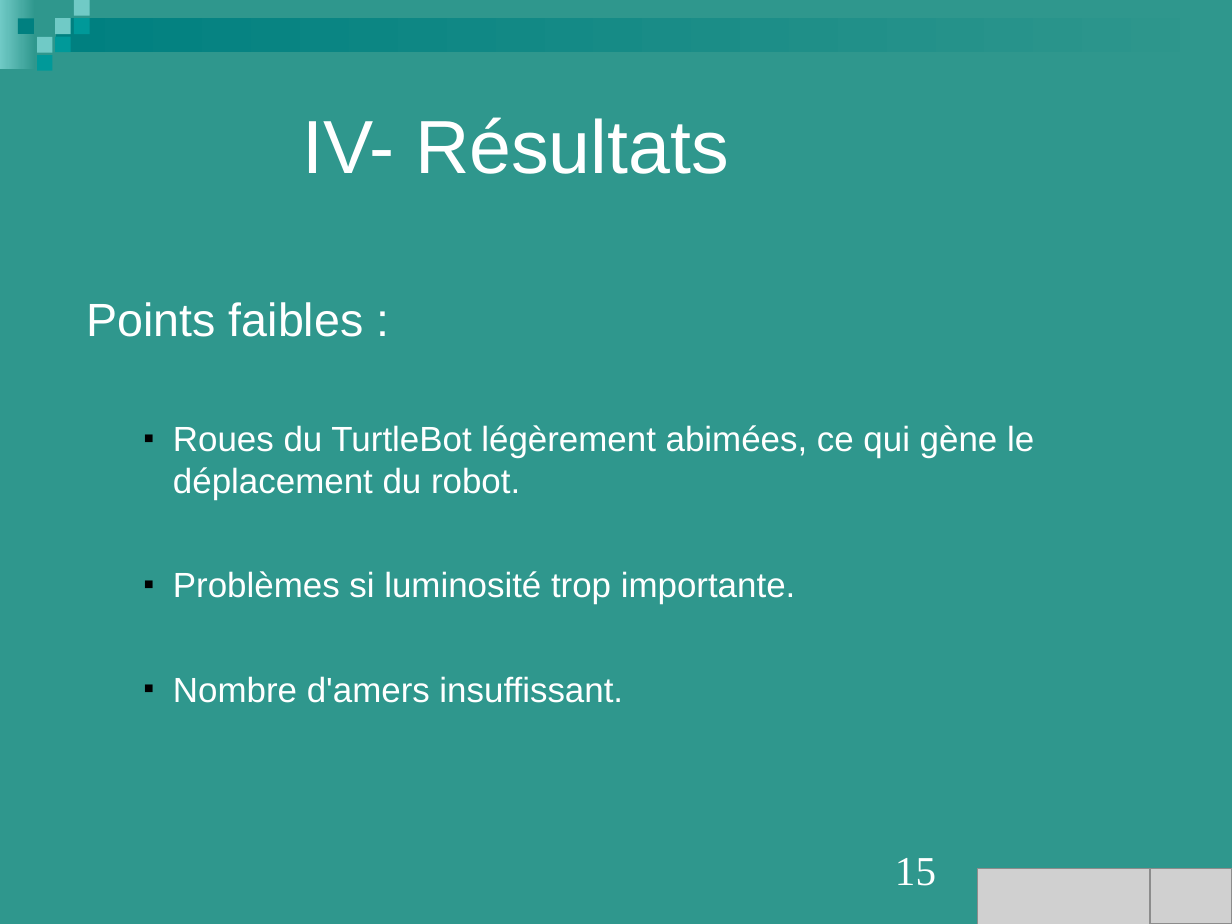
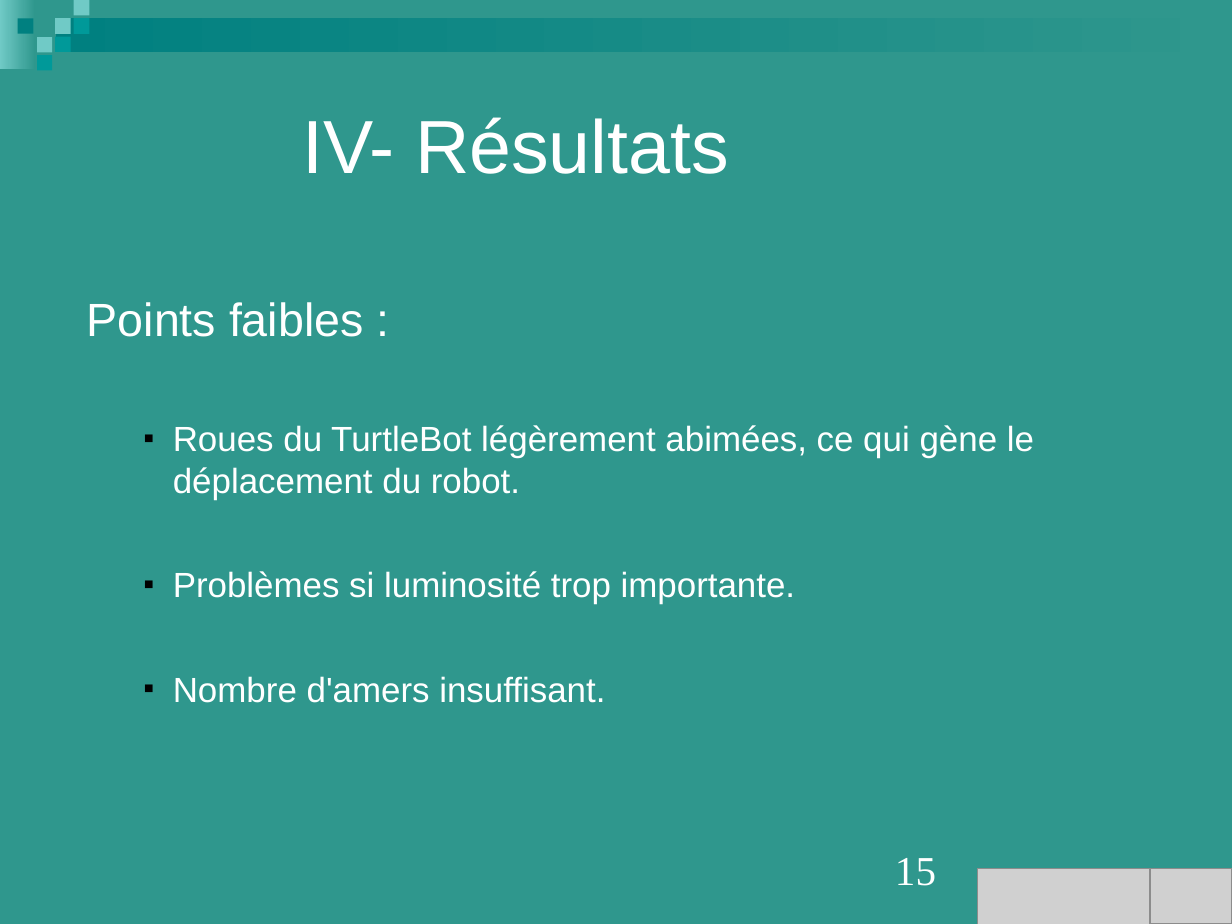
Before and after one commit to Projet-M2-TurtleBot-UPS/TurtleBot-doc, a slide deck: slide 15 of Livrables_2017-2018/Présentation.ppt. Drawn at 1232x924 pixels with LibreOffice and Linux fonts; fonts in the diff are those of the drawing; grey boxes stand for pictures. Boxes give left, top, right and bottom in pixels: in the first picture for what was removed or moved away, otherwise in the second. Text is boxed around its words. In the diff, an @@ line names an element or a change of style, - is before the commit and + after.

```diff
--- a/Livrables_2017-2018/Présentation.ppt
+++ b/Livrables_2017-2018/Présentation.ppt
@@ text at bbox=[173, 676, 605, 703]: text changed @@
-    ■ Nombre d'amers insuffissant.
+    ■ Nombre d'amers insuffisant.
```
Also in this commit, not shown: 4 other slides changed, 3 other files.
